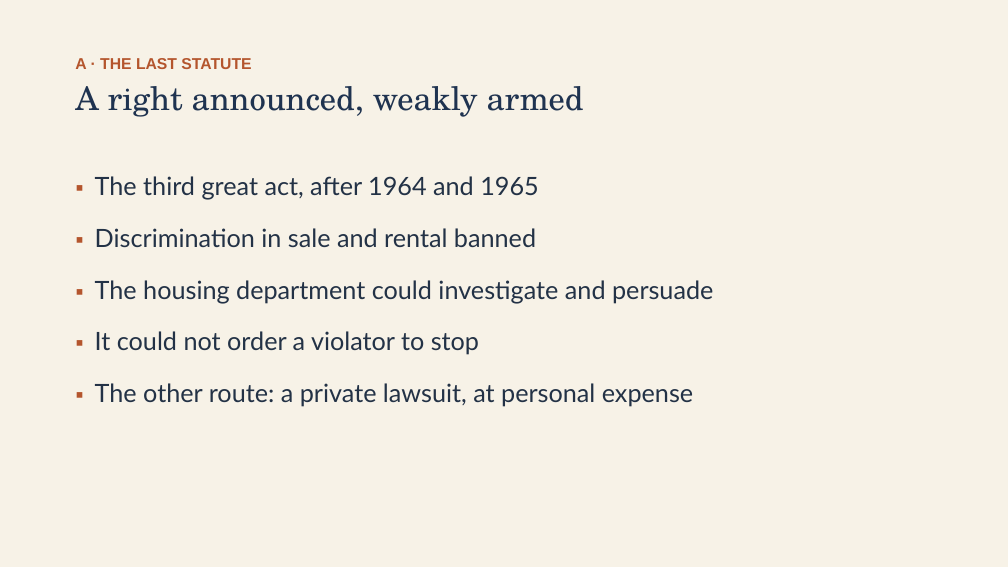
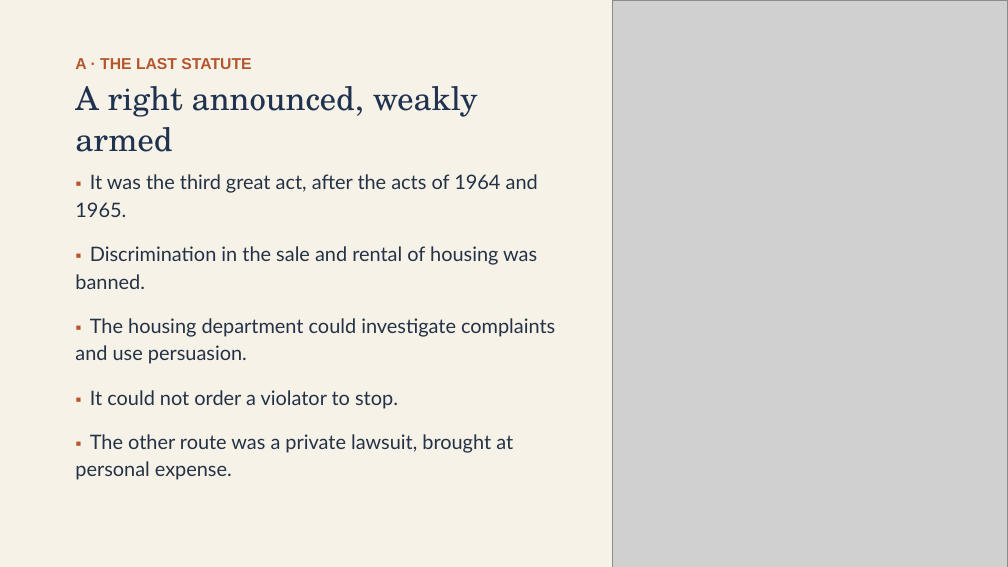
Before and after one commit to ab17gthb/humanities-curriculum-group, a slide deck: slide 5 of civil-rights/lesson-08/lesson-08-slides.pptx. Drawn at 1008x567 pixels with LibreOffice and Linux fonts; fonts in the diff are those of the drawing; grey boxes stand for pictures. Boxes give left, top, right and bottom in pixels: in the first picture for what was removed or moved away, otherwise in the second. Text is boxed around its words. In the diff, an @@ line names an element or a change of style, - is before the commit and + after.

Commit message:
Rollout: Civil Rights L8 reworked and live (Victory, Backlash, and the Unfinished Agenda)

```diff
--- a/civil-rights/lesson-08/lesson-08-slides.pptx
+++ b/civil-rights/lesson-08/lesson-08-slides.pptx
@@ picture added at (x1=613, y1=0, x2=1008, y2=567) @@
@@ text "A right announced, weakly armed" rewrapped from (x1=75, y1=86, x2=584, y2=117) to (x1=75, y1=86, x2=478, y2=152) @@
@@ text at (x1=75, y1=174, x2=555, y2=480): text changed; size 24 to 19 pt @@
-▪ The third great act, after 1964 and 1965
-▪ Discrimination in sale and rental banned
-▪ The housing department could investigate and persuade
-▪ It could not order a violator to stop
-▪ The other route: a private lawsuit, at personal expense
+▪ It was the third great act, after the acts of 1964 and 1965.
+▪ Discrimination in the sale and rental of housing was banned.
+▪ The housing department could investigate complaints and use persuasion.
+▪ It could not order a violator to stop.
+▪ The other route was a private lawsuit, brought at personal expense.
```
Also in this commit, not shown: 7 other slides changed, 6 other files.
